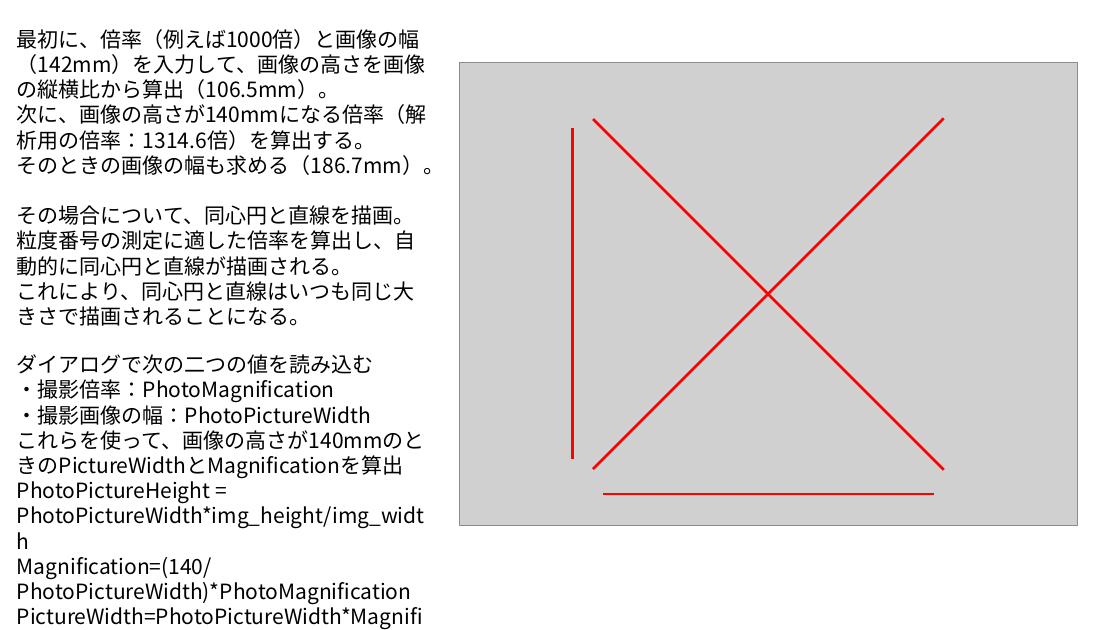
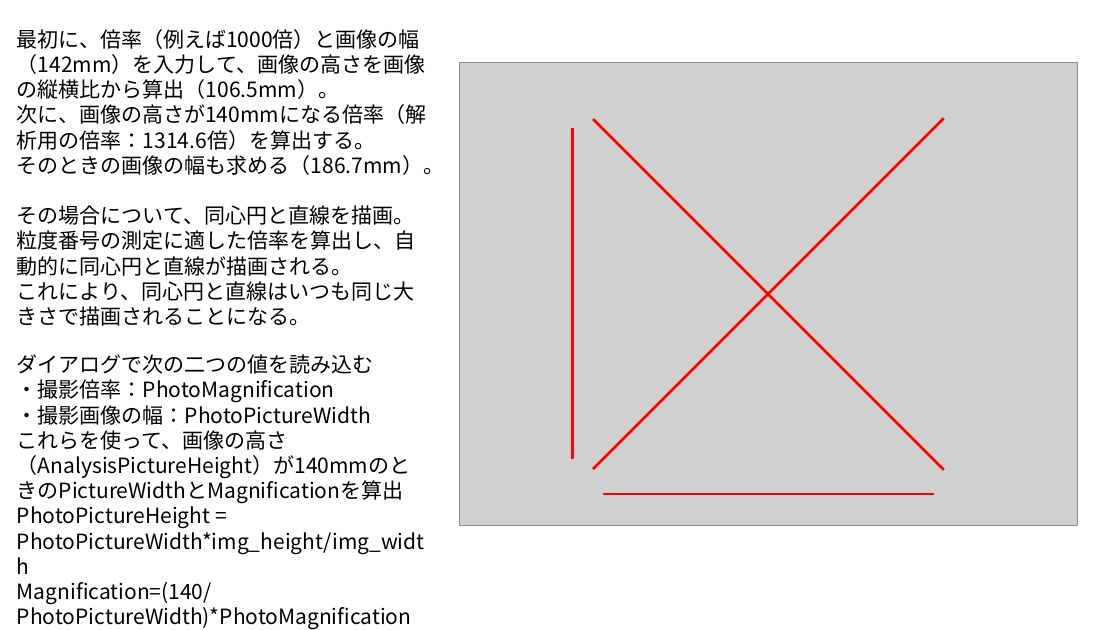
Before and after one commit to repositoryfiles/Apparent_grain_size2, a slide deck: slide 2 of やり方.pptx. Drawn at 1120x630 pixels with LibreOffice and Linux fonts; fonts in the diff are those of the drawing; grey boxes stand for pictures. Boxes give left, top, right and bottom in pixels: in the first picture for what was removed or moved away, otherwise in the second. Text is boxed around its words. In the diff, an @@ line names an element or a change of style, - is before the commit and + after.

```diff
--- a/やり方.pptx
+++ b/やり方.pptx
@@ text at (17,430,411,478): text changed @@
-これらを使って、画像の高さが140mmのときのPictureWidthとMagnificationを算出
+これらを使って、画像の高さ（AnalysisPictureHeight）が140mmのときのPictureWidthとMagnificationを算出
```
Also in this commit, not shown: 1 slide added, 1 other file.
